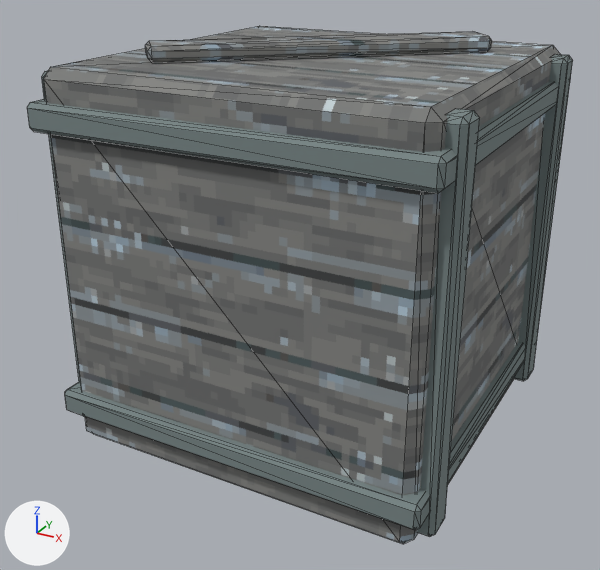
An edit to the glTF model ArenaTaticaUnity/Assets/ArenaTatica/Resources/Models/Mapa/neve/caixa_rachada.glb, drawn before and after from the same camera.
Camera for both pictures: a 50 mm lens placed at (0.786, -1.52, 1.048), pointed at (-0.021, -0.052, 0.313). Lighting does not change. The marker at lower left points along +X, +Y and +Z. The picture after the commit comes second. Mesh edges are drawn as thin lines.

The scene before the commit, as lines of its bpy script (objects in view):
```python
mat_neve_madeira = bpy.data.materials.new('neve_madeira')
mat_neve_madeira.use_nodes = True; mat_neve_madeira.node_tree.nodes.clear()
_N = mat_neve_madeira.node_tree.nodes; _L = mat_neve_madeira.node_tree.links
n0 = _N.new('ShaderNodeBsdfPrincipled'); n0.name = 'Principled BSDF'
n0.inputs[2].default_value = 0.9  # 'Roughness'
n1 = _N.new('ShaderNodeOutputMaterial'); n1.name = 'Material Output'
n2 = _N.new('ShaderNodeMix'); n2.name = 'Mix'
n2.data_type = 'RGBA'
n2.blend_type = 'MULTIPLY'
n2.inputs[0].default_value = 1.0  # 'Factor'
n3 = _N.new('ShaderNodeVertexColor'); n3.name = 'Color Attribute'
n4 = _N.new('ShaderNodeTexImage'); n4.name = 'Image Texture'
n4.image = img_neve_madeira
n4.interpolation = 'Closest'
_L.new(n0.outputs[0], n1.inputs[0])  # 'BSDF' to 'Surface'
_L.new(n2.outputs[2], n0.inputs[0])  # 'Result' to 'Base Color'
_L.new(n3.outputs[0], n2.inputs[7])  # 'Color' to 'B'
_L.new(n4.outputs[0], n2.inputs[6])  # 'Color' to 'A'
me_cube_017 = bpy.data.meshes.new('Cube.017')
me_cube_017.from_pydata(...)  # 228 vertices, 408 faces; spans x -0.421..0.421, y -0.41..0.433, z 0.0..0.832
# faces by material slot: [88, 264, 20, 36]
me_cube_017.materials.append(mat_neve_madeira)
me_cube_017.materials.append(mat_neve_ferro)
me_cube_017.materials.append(mat_neve_fruta)
me_cube_017.materials.append(mat_neve_sombra)
ob_neve_caixa_rachada = bpy.data.objects.new('neve_caixa_rachada', me_cube_017)
ob_neve_caixa_rachada.location = (0.0, 0.0, 0.0)
```
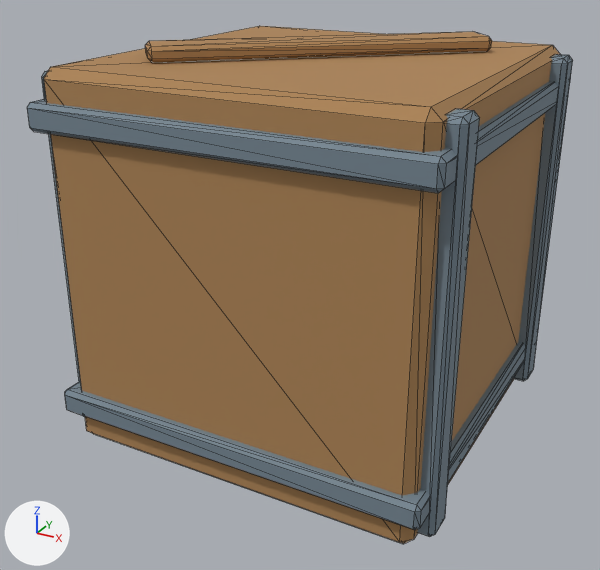
Where the change shows, as pixel boxes [x1, y1, x2, y2] in the pictures (600 x 570 px):
'neve_caixa_rachada', surface changed (grey to brown): [27, 26, 563, 544] in both

Edits to the bpy script that builds the scene:
```text
Change mat_neve_madeira:
    where n0 = _N.new('ShaderNodeBsdfPrincipled'); n0.name = 'Principled BSDF'
    n0.inputs[2].default_value: 0.9 -> 0.88  # 'Roughness'
    where n2 = _N.new('ShaderNodeMix'); n2.name = 'Mix'
    add n2.inputs[7].default_value = (0.42, 0.23, 0.09, 1.0)  # 'B', brown #ad8455
    remove n4 = _N.new('ShaderNodeTexImage'); n4.name = 'Image Texture'
    remove n4.image = img_neve_madeira
    remove n4.interpolation = 'Closest'
    where n3 = _N.new('ShaderNodeVertexColor'); n3.name = 'Color Attribute'
    remove _L.new(n3.outputs[0], n2.inputs[7])  # 'Color' to 'B'
    remove _L.new(n4.outputs[0], n2.inputs[6])  # 'Color' to 'A'
    add _L.new(n3.outputs[0], n2.inputs[6])  # 'Color' to 'A'
```
